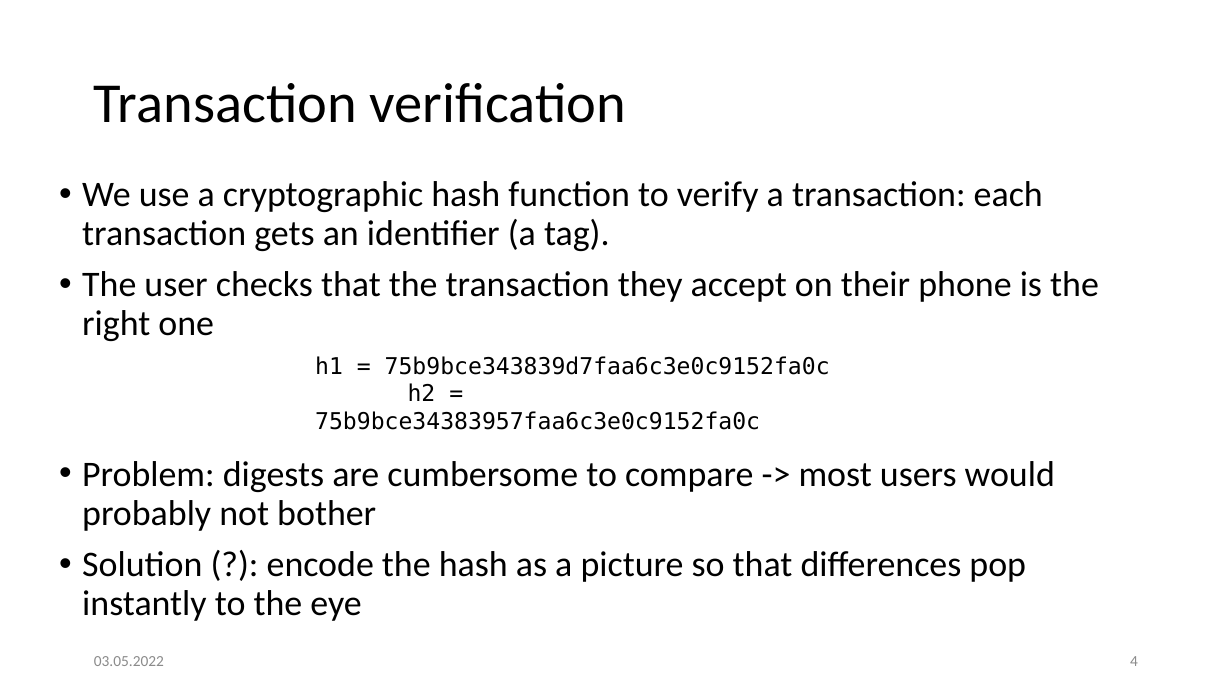
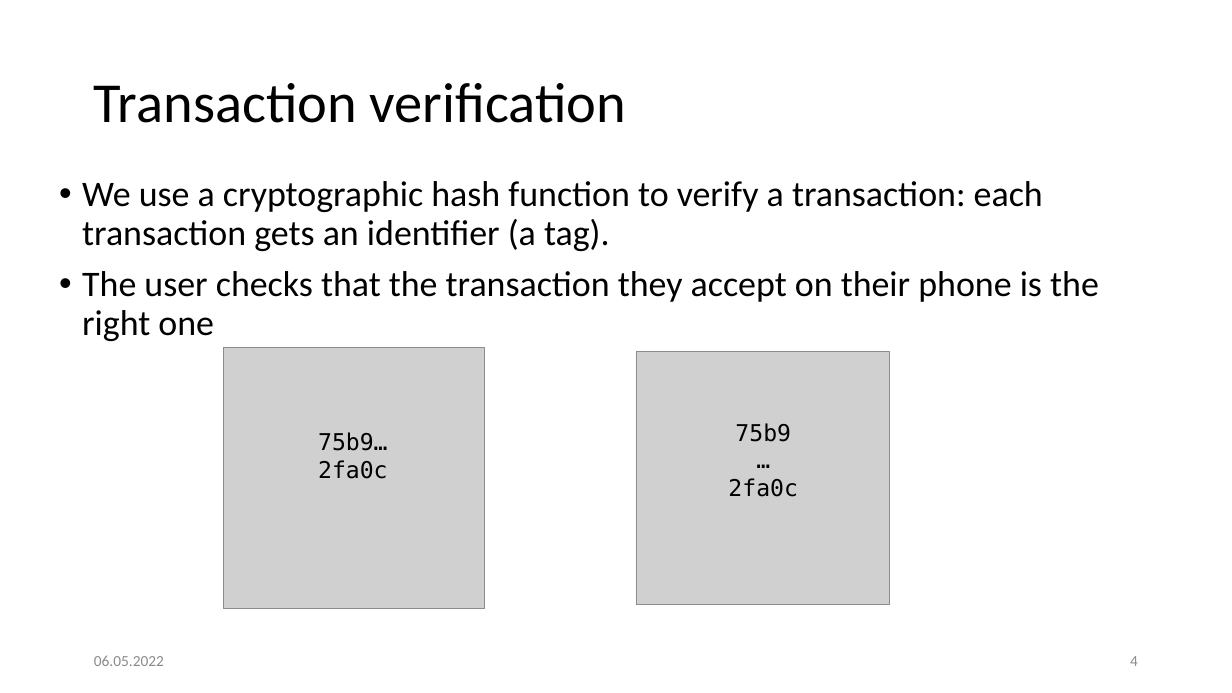
Before and after one commit to LayduA/FourierHash, a slide deck: slide 4 of presentation.pptx. Drawn at 1232x693 pixels with LibreOffice and Linux fonts; fonts in the diff are those of the drawing; grey boxes stand for pictures. Boxes give left, top, right and bottom in pixels: in the first picture for what was removed or moved away, otherwise in the second. Text is boxed around its words. In the diff, an @@ line names an element or a change of style, - is before the commit and + after.

```diff
--- a/presentation.pptx
+++ b/presentation.pptx
@@ picture added at [224,348,484,608] @@
@@ text removed at [315,356,830,430] @@
-h1 = 75b9bce343839d7faa6c3e0c9152fa0c
-h2 = 75b9bce34383957faa6c3e0c9152fa0c
@@ picture added at [637,351,890,604] @@
@@ text added at [318,432,388,479], 18 pt, text #000000 @@
+75b9…2fa0c
@@ text added at [728,423,798,497], 18 pt, text #000000 @@
+75b9
+…
+2fa0c
@@ text removed at [82,461,1055,621] @@
-• Problem: digests are cumbersome to compare -> most users would probably not bother
-• Solution (?): encode the hash as a picture so that differences pop instantly to the eye
@@ text at [94,655,164,666]: text changed @@
-03.05.2022
+06.05.2022
```
Also in this commit, not shown: 9 other slides changed, 5 slides added, 1 slide removed, 21 other files.
